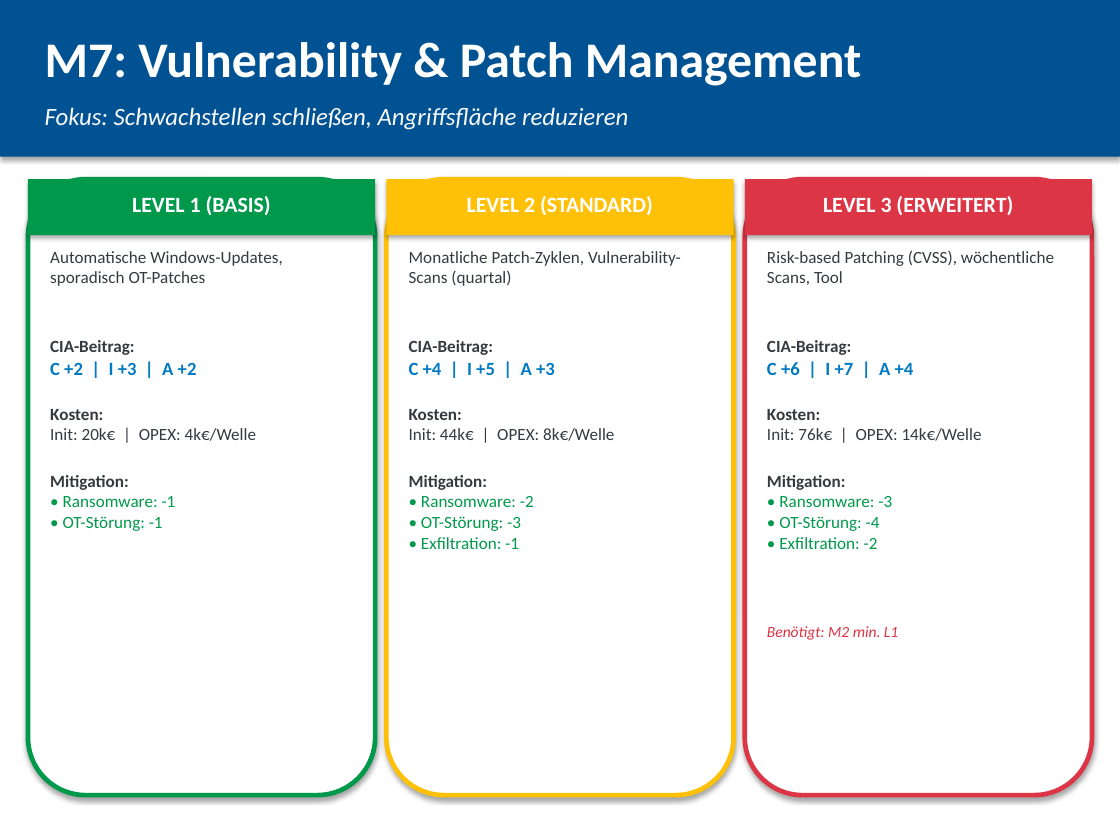
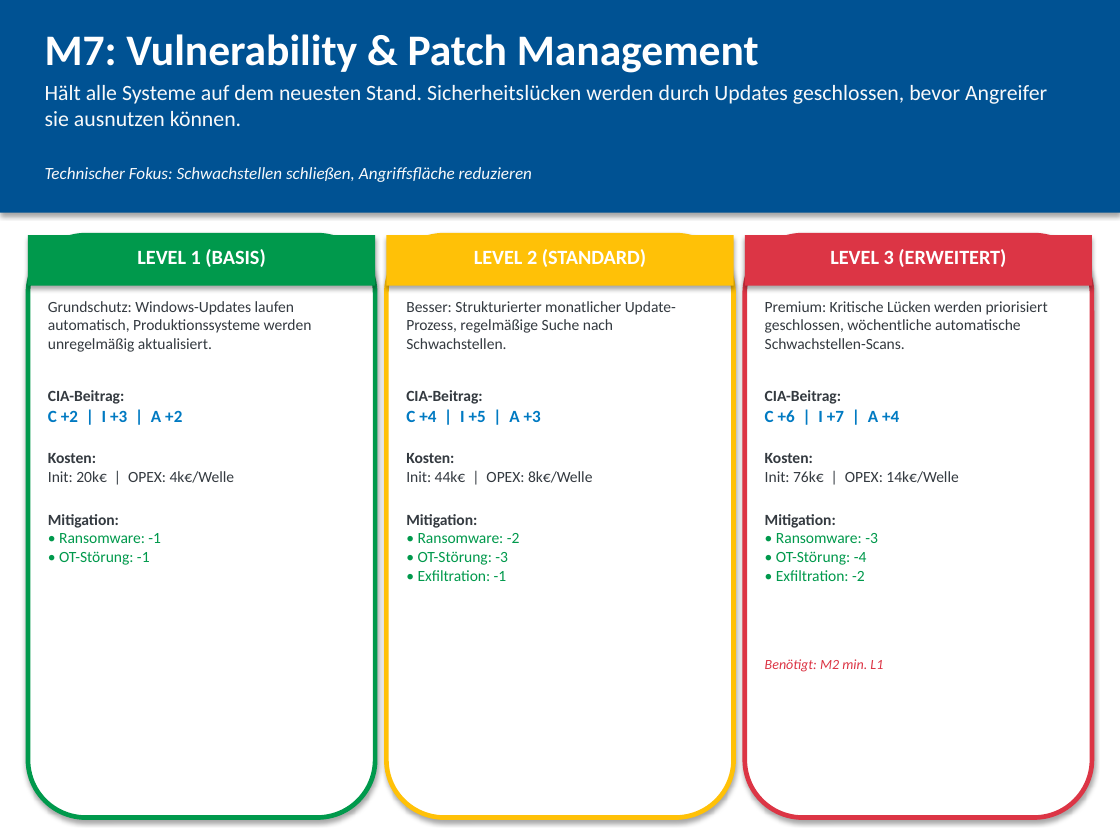
Before and after one commit to ClaudioSt/security-planspiel, a slide deck: slide 8 of pptx_output/Massnahmenkarten.pptx. Drawn at 1120x840 pixels with LibreOffice and Linux fonts; fonts in the diff are those of the drawing. Boxes give left, top, right and bottom in pixels: in the first picture for what was removed or moved away, otherwise in the second. Text is boxed around its words. In the diff, an @@ line names an element or a change of style, - is before the commit and + after.

```diff
--- a/pptx_output/Massnahmenkarten.pptx
+++ b/pptx_output/Massnahmenkarten.pptx
@@ rectangle: place and size @@
-rectangle at (0,0,1120,157)
+rectangle at (0,0,1120,213)
@@ text "M7: Vulnerability & Patch Management" at (45,34,759,73): size 32 to 28 pt @@
@@ text added at (45,85,1047,126), 14 pt, text #F8F9FA @@
+Hält alle Systeme auf dem neuesten Stand. Sicherheitslücken werden durch Updates geschlossen, bevor Angreifer sie ausnutzen können.
@@ text at (45,167,532,182): text changed; size 16 to 11 pt @@
-Fokus: Schwachstellen schließen, Angriffsfläche reduzieren
+Technischer Fokus: Schwachstellen schließen, Angriffsfläche reduzieren
@@ rounded rectangle: place and size @@
-rounded rectangle at (28,179,375,795)
+rounded rectangle at (28,235,375,818)
@@ rectangle: place and size @@
-rectangle at (28,179,375,235)
+rectangle at (28,235,375,286)
@@ rounded rectangle: place and size @@
-rounded rectangle at (386,179,734,795)
+rounded rectangle at (386,235,734,818)
@@ rectangle: place and size @@
-rectangle at (386,179,734,235)
+rectangle at (386,235,734,286)
@@ 3 texts: place and size @@
-3 texts at (132,196,1013,215)
+3 texts at (137,249,1006,267)
@@ size 14 to 13 pt in 3 elements at (137,249,265,267), (474,249,646,267), (830,249,1006,267) @@
@@ rounded rectangle: place and size @@
-rounded rectangle at (745,179,1092,795)
+rounded rectangle at (745,235,1092,818)
@@ rectangle: place and size @@
-rectangle at (745,179,1092,235)
+rectangle at (745,235,1092,286)
@@ text removed at (50,251,282,286) @@
-Automatische Windows-Updates, sporadisch OT-Patches
@@ text removed at (409,251,681,286) @@
-Monatliche Patch-Zyklen, Vulnerability-Scans (quartal)
@@ text removed at (767,250,1054,285) @@
-Risk-based Patching (CVSS), wöchentliche Scans, Tool
@@ text added at (48,301,312,352), 10 pt, text #343A40 @@
+Grundschutz: Windows-Updates laufen automatisch, Produktionssysteme werden unregelmäßig aktualisiert.
@@ text added at (406,301,676,349), 10 pt, text #343A40 @@
+Besser: Strukturierter monatlicher Update-Prozess, regelmäßige Suche nach Schwachstellen.
@@ text added at (765,301,1048,349), 10 pt, text #343A40 @@
+Premium: Kritische Lücken werden priorisiert geschlossen, wöchentliche automatische Schwachstellen-Scans.
@@ text "CIA-Beitrag:": place and size @@
-text "CIA-Beitrag:" at (50,340,197,375)
+text "CIA-Beitrag:" at (48,390,182,422)
@@ text "CIA-Beitrag:" at (48,390,182,422): size 11 to 10 pt in "CIA-Beitrag:"; size 12 to 11 pt in "C +2 | I +3 | A ..." @@
@@ text "CIA-Beitrag:": place and size @@
-text "CIA-Beitrag:" at (409,340,555,375)
+text "CIA-Beitrag:" at (406,390,541,422)
@@ text "CIA-Beitrag:" at (406,390,541,422): size 11 to 10 pt in "CIA-Beitrag:"; size 12 to 11 pt in "C +4 | I +5 | A ..." @@
@@ text "CIA-Beitrag:": place and size @@
-text "CIA-Beitrag:" at (767,340,914,375)
+text "CIA-Beitrag:" at (765,390,899,422)
@@ text "CIA-Beitrag:" at (765,390,899,422): size 11 to 10 pt in "CIA-Beitrag:"; size 12 to 11 pt in "C +6 | I +7 | A ..." @@
@@ text "Kosten:": place and size @@
-text "Kosten:" at (50,409,256,441)
+text "Kosten:" at (48,453,235,483)
@@ text "Kosten:": place and size @@
-text "Kosten:" at (409,409,614,441)
+text "Kosten:" at (406,453,593,483)
@@ size 11 to 10 pt in 6 elements at (48,514,161,565), (406,514,520,581), (765,514,878,581), (48,453,235,483), (406,453,593,483), (765,453,958,483) @@
@@ text "Kosten:": place and size @@
-text "Kosten:" at (767,409,982,441)
+text "Kosten:" at (765,453,958,483)
@@ text "Mitigation:": place and size @@
-text "Mitigation:" at (50,475,176,531)
+text "Mitigation:" at (48,514,161,565)
@@ text "Mitigation:": place and size @@
-text "Mitigation:" at (409,475,534,549)
+text "Mitigation:" at (406,514,520,581)
@@ text "Mitigation:": place and size @@
-text "Mitigation:" at (767,475,892,549)
+text "Mitigation:" at (765,514,878,581)
@@ text "Benötigt: M2 min. L1": place and size @@
-text "Benötigt: M2 min. L1" at (767,626,898,640)
+text "Benötigt: M2 min. L1" at (765,659,883,672)
@@ text "Benötigt: M2 min. L1" at (765,659,883,672): size 10 to 9 pt @@
```
Also in this commit, not shown: 9 other slides changed, 2 other files.
